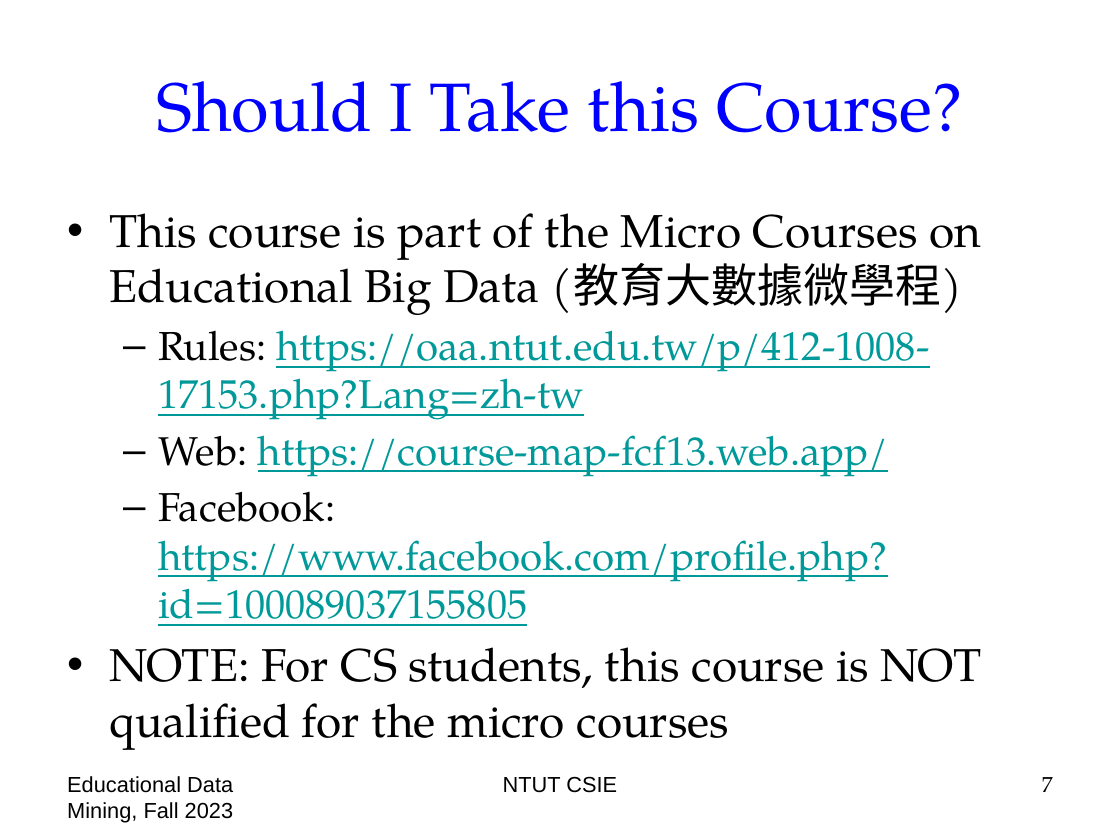
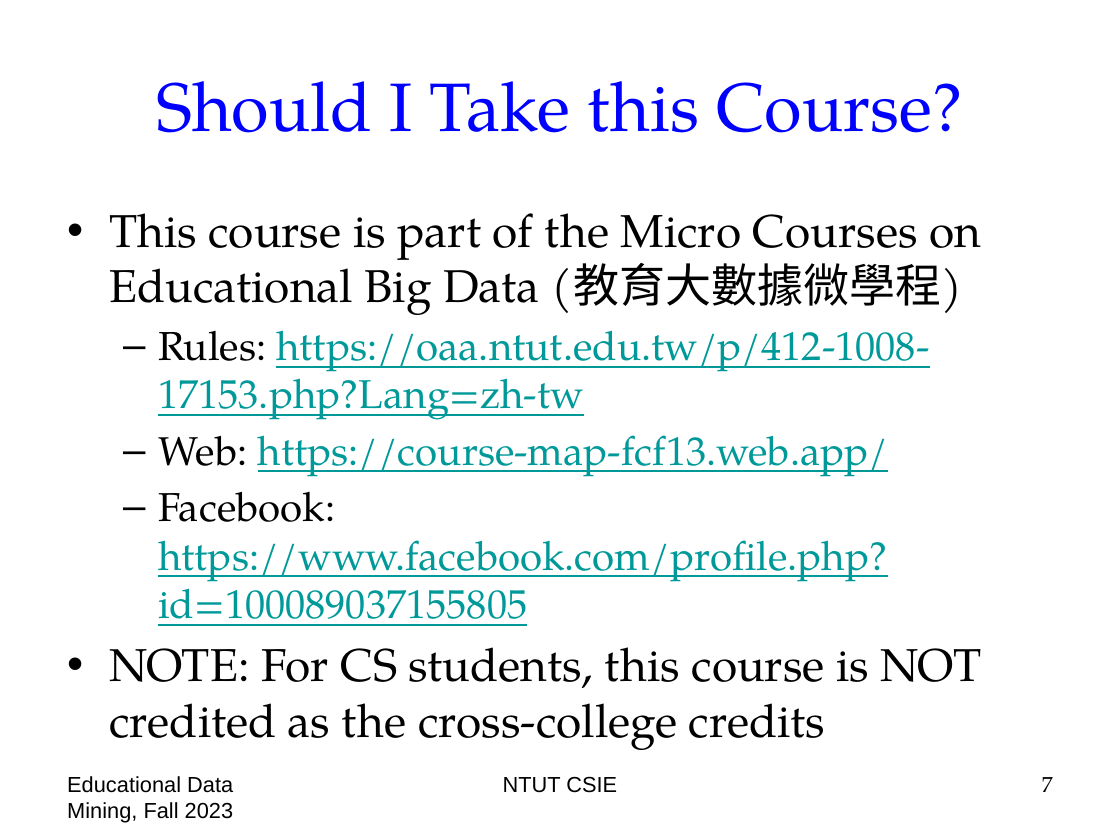
Before and after one commit to chriswjh/chriswjh.github.io, a slide deck: slide 7 of EDM/00-overview.pptx. Drawn at 1120x840 pixels with LibreOffice and Linux fonts; fonts in the diff are those of the drawing. Boxes give left, top, right and bottom in pixels: in the first picture for what was removed or moved away, otherwise in the second. Text is boxed around its words. In the diff, an @@ line names an element or a change of style, - is before the commit and + after.

```diff
--- a/EDM/00-overview.pptx
+++ b/EDM/00-overview.pptx
@@ text at box(109, 647, 981, 750): text changed @@
-• NOTE: For CS students, this course is NOT qualified for the micro courses
+• NOTE: For CS students, this course is NOT credited as the cross-college credits
```
Also in this commit, not shown: 3 other slides changed, 2 other files.
